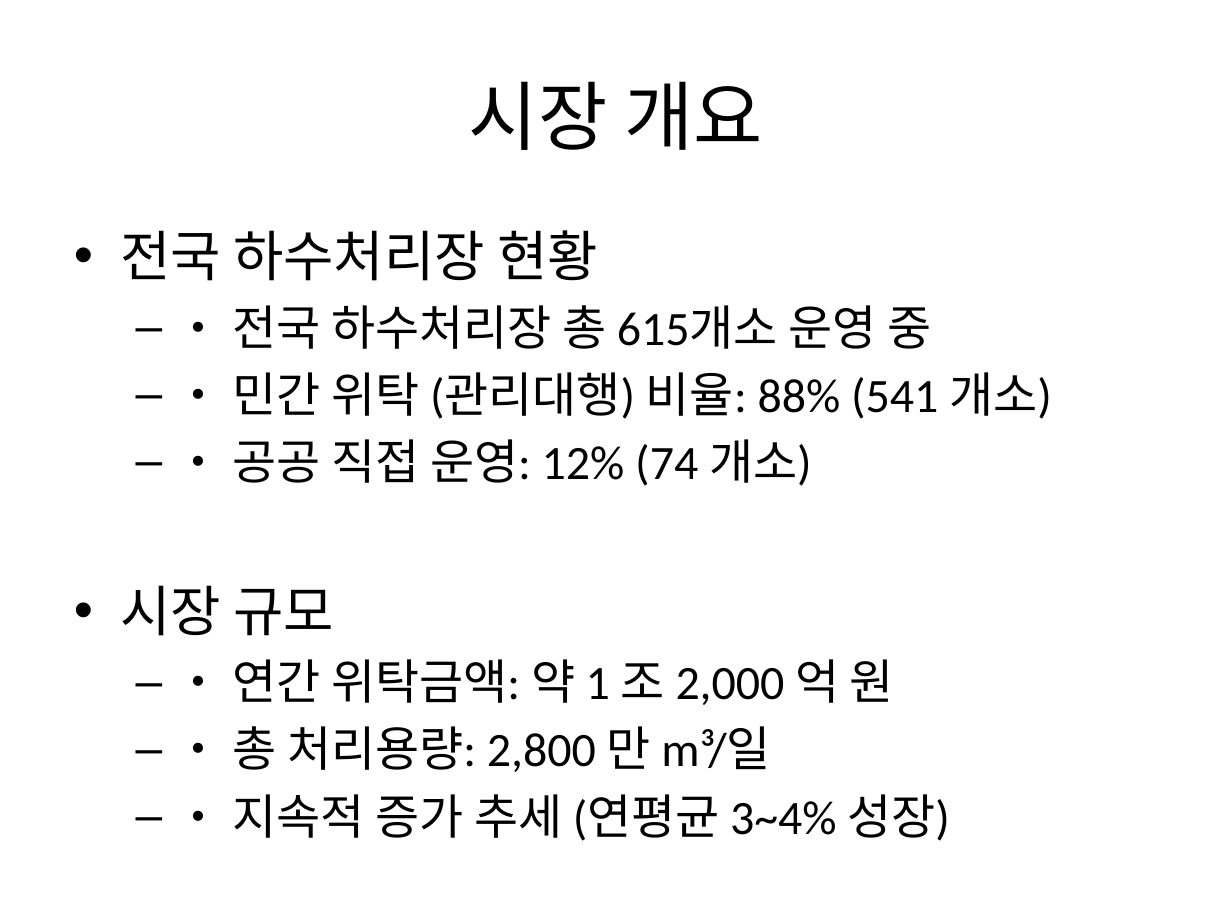
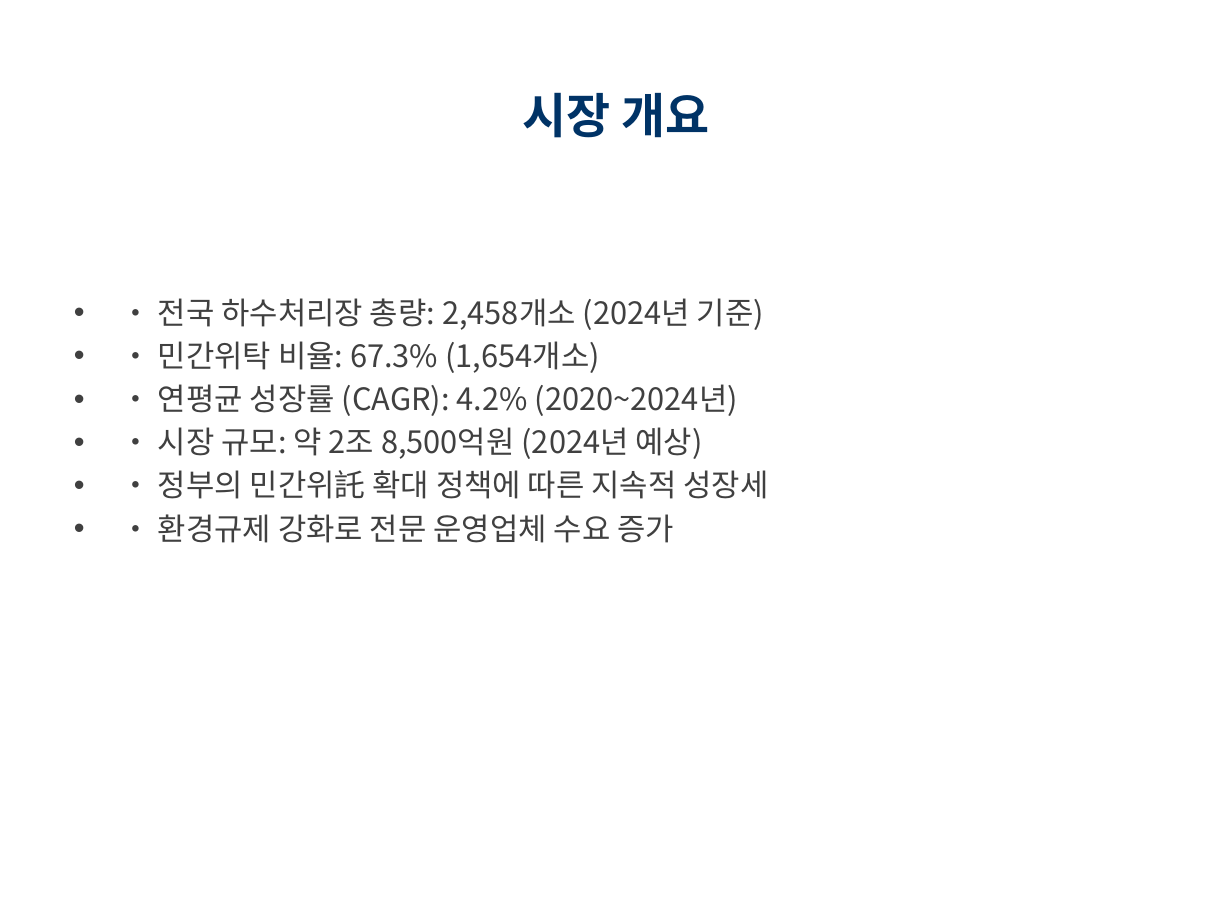
Before and after one commit to leeinho1983-rgb/my-first-project, a slide deck: slide 3 of 하수처리장_관리대행_업체_현황.pptx (slide 2 before the commit). Drawn at 1232x924 pixels with LibreOffice and Linux fonts; fonts in the diff are those of the drawing. Boxes give left, top, right and bottom in pixels: in the first picture for what was removed or moved away, otherwise in the second. Text is boxed around its words. In the diff, an @@ line names an element or a change of style, - is before the commit and + after.

```diff
--- a/하수처리장_관리대행_업체_현황.pptx
+++ b/하수처리장_관리대행_업체_현황.pptx
@@ title "시장 개요" at <box>523,92,709,138</box>: size 44 to 28 pt, font Calibri to Noto Sans CJK KR, text colour #000000 to #003366, bold on @@
@@ text at <box>158,298,768,543</box>: text changed; size 28 to 18 pt; font Calibri to Noto Sans CJK KR; text colour #000000 to #404040 @@
-• 전국 하수처리장 현황
-  – • 전국 하수처리장 총 615개소 운영 중
-  – • 민간 위탁 (관리대행) 비율: 88% (541 개소)
-  – • 공공 직접 운영: 12% (74 개소)
-• 시장 규모
-  – • 연간 위탁금액: 약 1 조 2,000 억 원
-  – • 총 처리용량: 2,800 만 m³/일
-  – • 지속적 증가 추세 (연평균 3~4% 성장)
+• • 전국 하수처리장 총량: 2,458개소 (2024년 기준)
+• • 민간위탁 비율: 67.3% (1,654개소)
+• • 연평균 성장률 (CAGR): 4.2% (2020~2024년)
+• • 시장 규모: 약 2조 8,500억원 (2024년 예상)
+• • 정부의 민간위託 확대 정책에 따른 지속적 성장세
+• • 환경규제 강화로 전문 운영업체 수요 증가
```
Also in this commit, not shown: 4 other slides changed, 5 slides added, 5 slides removed, 2 other files.
